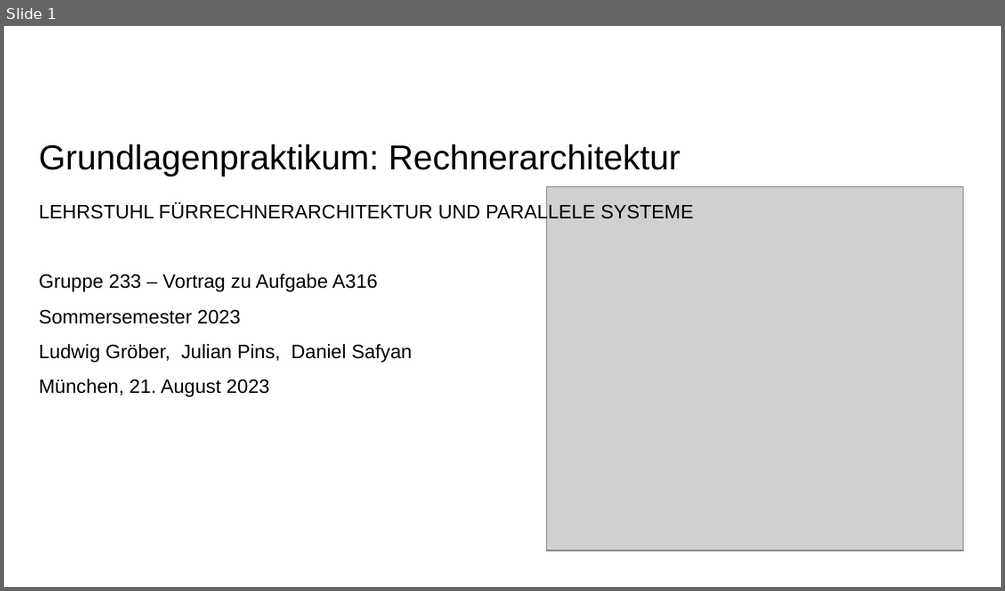
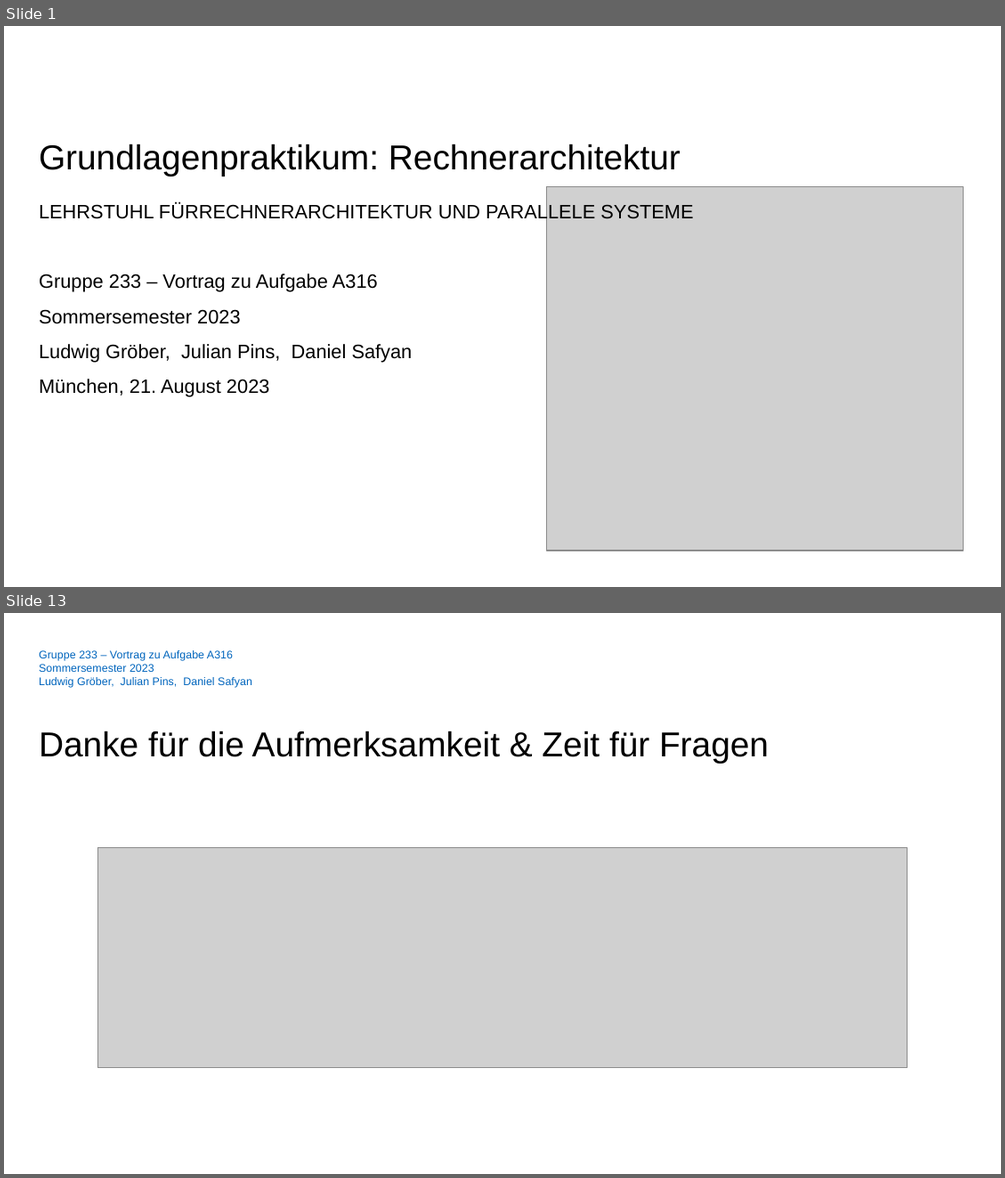
Before and after one commit to ludwiggr/ArSinH, a slide deck: Vortrag/Vortrag.pptx. Shown one above the other, each under a label of ours: slide 1 before the commit, slides 1 and 13 after it; the slides between them are not shown. The pictures are 1005x591 and 1005x1178 pixels, drawn with LibreOffice and Linux fonts; fonts in the diff are those of the drawing; grey boxes stand for pictures; background and template pictures are left out. Boxes give left, top, right and bottom in pixels: in the first picture for what was removed or moved away, otherwise in the second. Text is boxed around its words. In the diff, an @@ line names an element or a change of style, - is before the commit and + after.

Commit message:
neuer Ordner, Vortrag Update, latex Links fixed

```diff
--- a/Vortrag/Vortrag.pptx
+++ b/Vortrag/Vortrag.pptx
@@ slide 13 added at bbox=[4, 613, 1001, 1174], background #FFFFFF @@
@@ text added at bbox=[39, 650, 252, 688], 8 pt, text #0065BD @@
+Gruppe 233 – Vortrag zu Aufgabe A316
+Sommersemester 2023
+Ludwig Gröber, Julian Pins, Daniel Safyan
@@ title added at bbox=[39, 730, 769, 763], 25 pt, text #000000 @@
+Danke für die Aufmerksamkeit & Zeit für Fragen
@@ picture added at bbox=[97, 847, 907, 1068] @@
```
Also in this commit, not shown: 14 slides changed, 2 other slides added, 1 slide removed, 5 other files.
